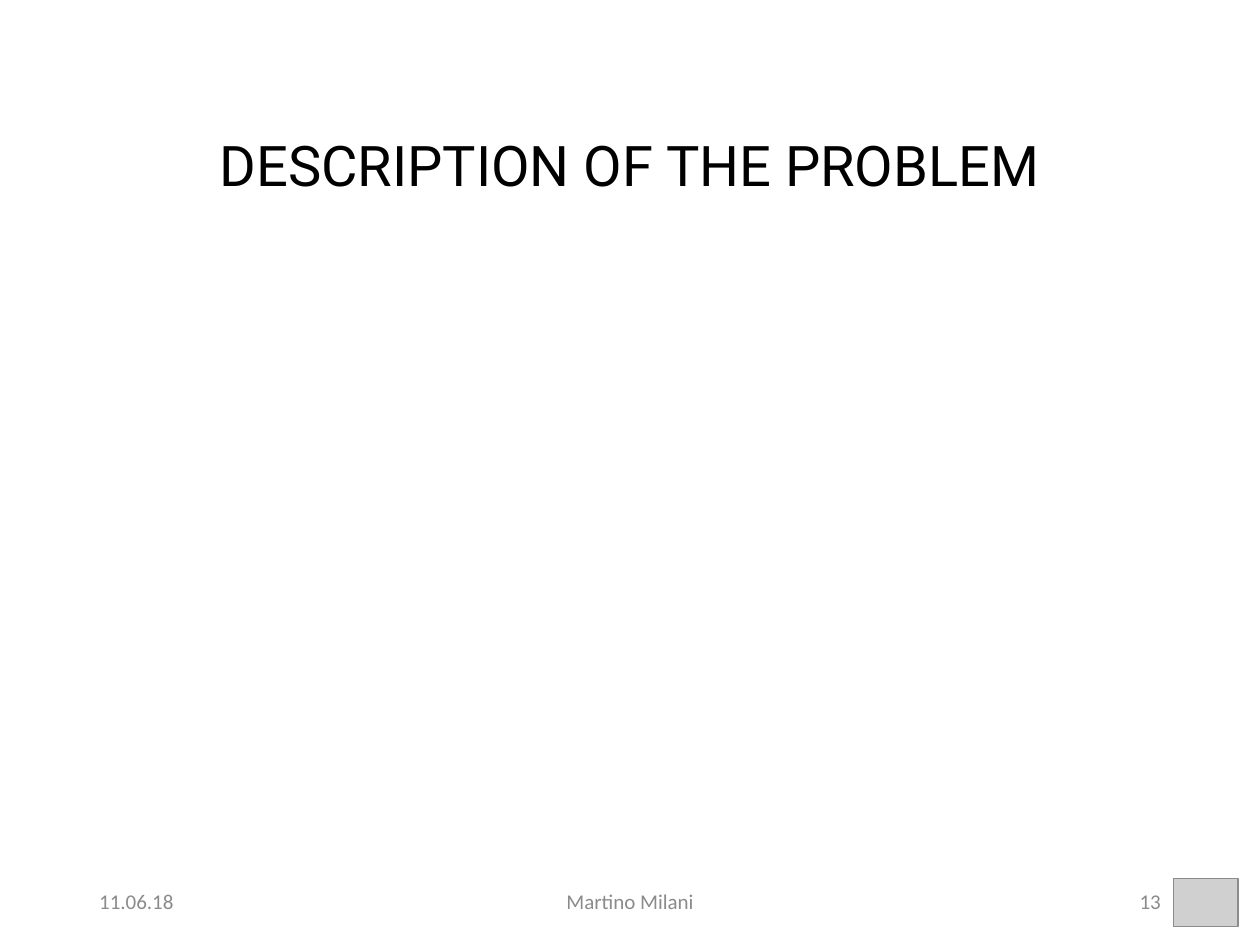
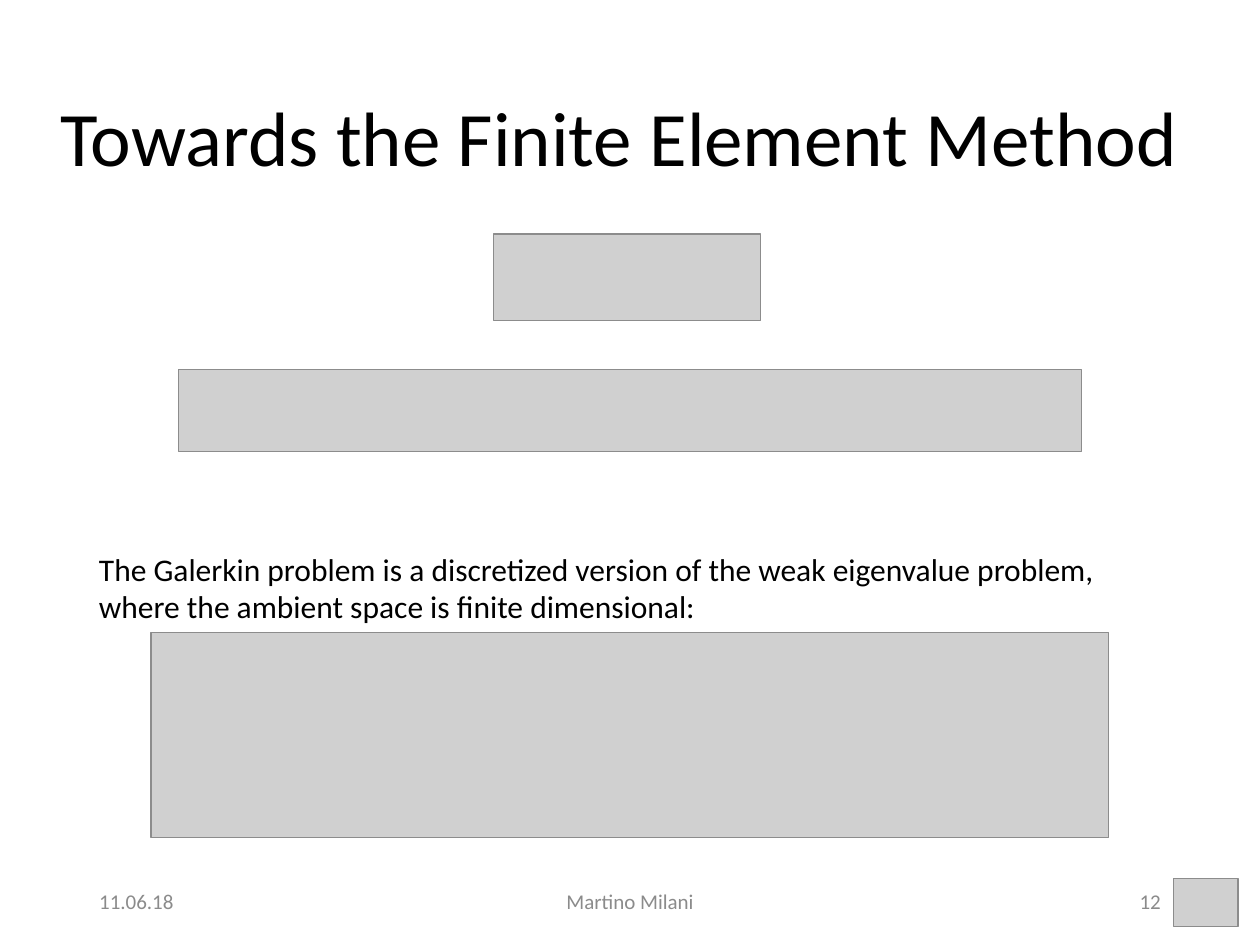
Before and after one commit to MartMilani/PDM, a slide deck: slide 12 of presentation/milani.pptx (slide 13 before the commit). Drawn at 1260x945 pixels with LibreOffice and Linux fonts; fonts in the diff are those of the drawing; grey boxes stand for pictures; background and template pictures are left out. Boxes give left, top, right and bottom in pixels: in the first picture for what was removed or moved away, otherwise in the second. Text is boxed around its words. In the diff, an @@ line names an element or a change of style, - is before the commit and + after.

```diff
--- a/presentation/milani.pptx
+++ b/presentation/milani.pptx
@@ title added at [60,112,1177,167], 44 pt, text #000000 @@
+Towards the Finite Element Method
@@ title removed at [220,145,1039,187] @@
-DESCRIPTION OF THE PROBLEM
@@ picture added at [494,234,761,321] @@
@@ picture added at [178,369,1081,451] @@
@@ text added at [99,559,1093,623], 18 pt, text #000000 @@
+The Galerkin problem is a discretized version of the weak eigenvalue problem, where the ambient space is finite dimensional:
@@ picture added at [151,633,1109,838] @@
@@ page number at [1140,895,1161,909]: text changed @@
-13
+12
```
Also in this commit, not shown: 9 other slides changed, 11 slides added, 5 slides removed, 40 other files.
